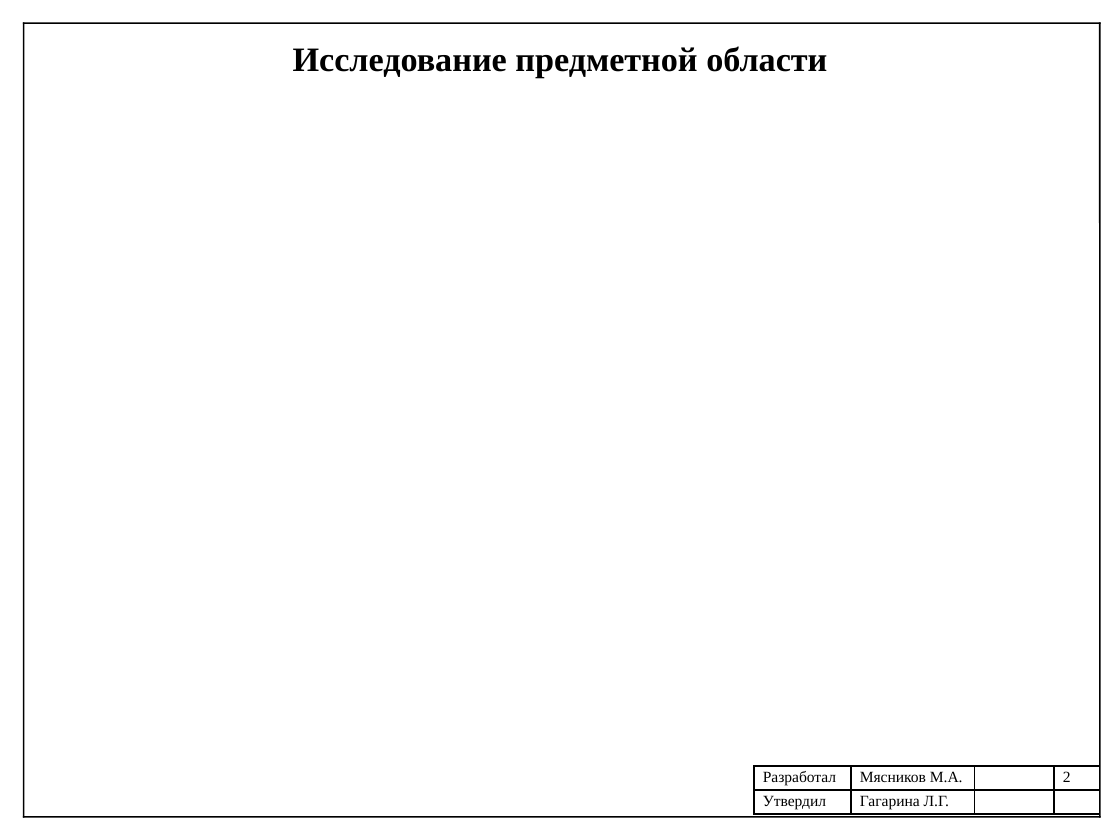
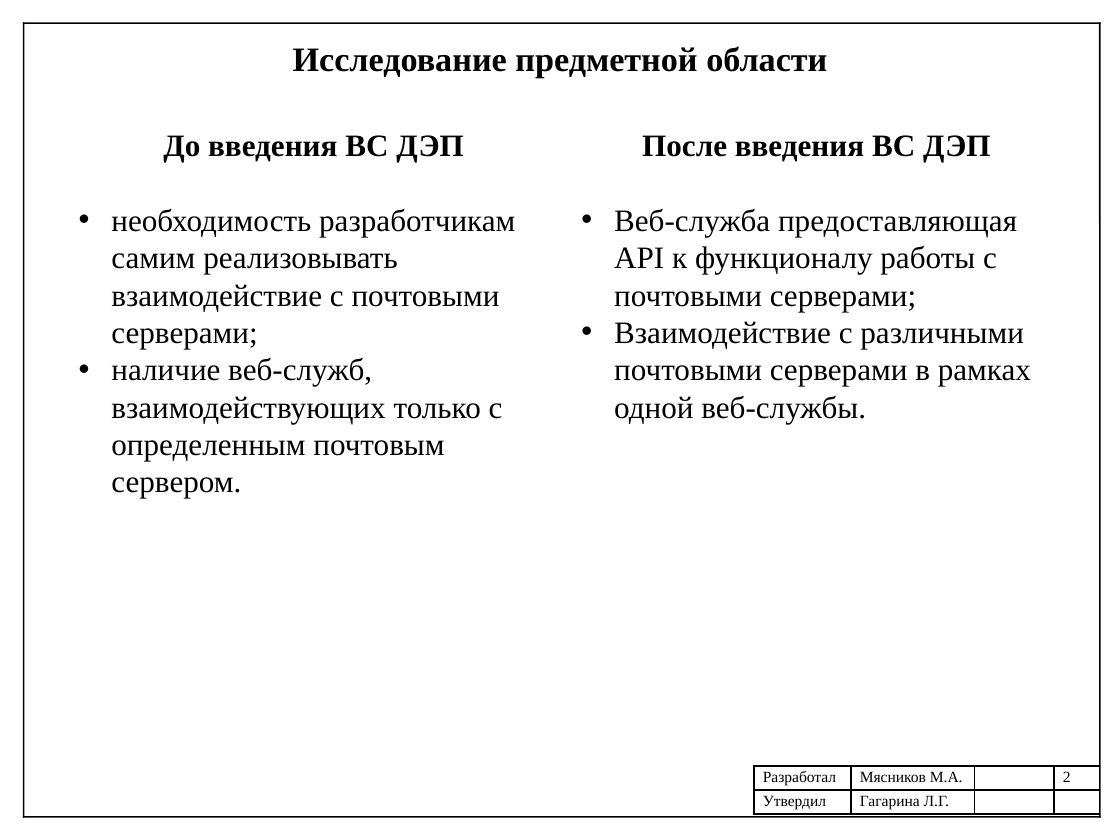
Before and after one commit to mJaJksJ/VCR, a slide deck: slide 2 of УП-Презентация.pptx. Drawn at 1120x840 pixels with LibreOffice and Linux fonts; fonts in the diff are those of the drawing. Boxes give left, top, right and bottom in pixels: in the first picture for what was removed or moved away, otherwise in the second. Text is boxed around its words. In the diff, an @@ line names an element or a change of style, - is before the commit and + after.

```diff
--- a/УП-Презентация.pptx
+++ b/УП-Презентация.pptx
@@ text added at (x1=111, y1=135, x2=515, y2=498), 20 pt, text #000000 @@
+До введения ВС ДЭП
+• необходимость разработчикам самим реализовывать взаимодействие с почтовыми серверами;
+• наличие веб-служб, взаимодействующих только с определенным почтовым сервером.
@@ text added at (x1=614, y1=135, x2=1031, y2=423), 20 pt, text #000000 @@
+После введения ВС ДЭП
+• Веб-служба предоставляющая API к функционалу работы с почтовыми серверами;
+• Взаимодействие с различными почтовыми серверами в рамках одной веб-службы.
```
Also in this commit, not shown: 1 other file.
